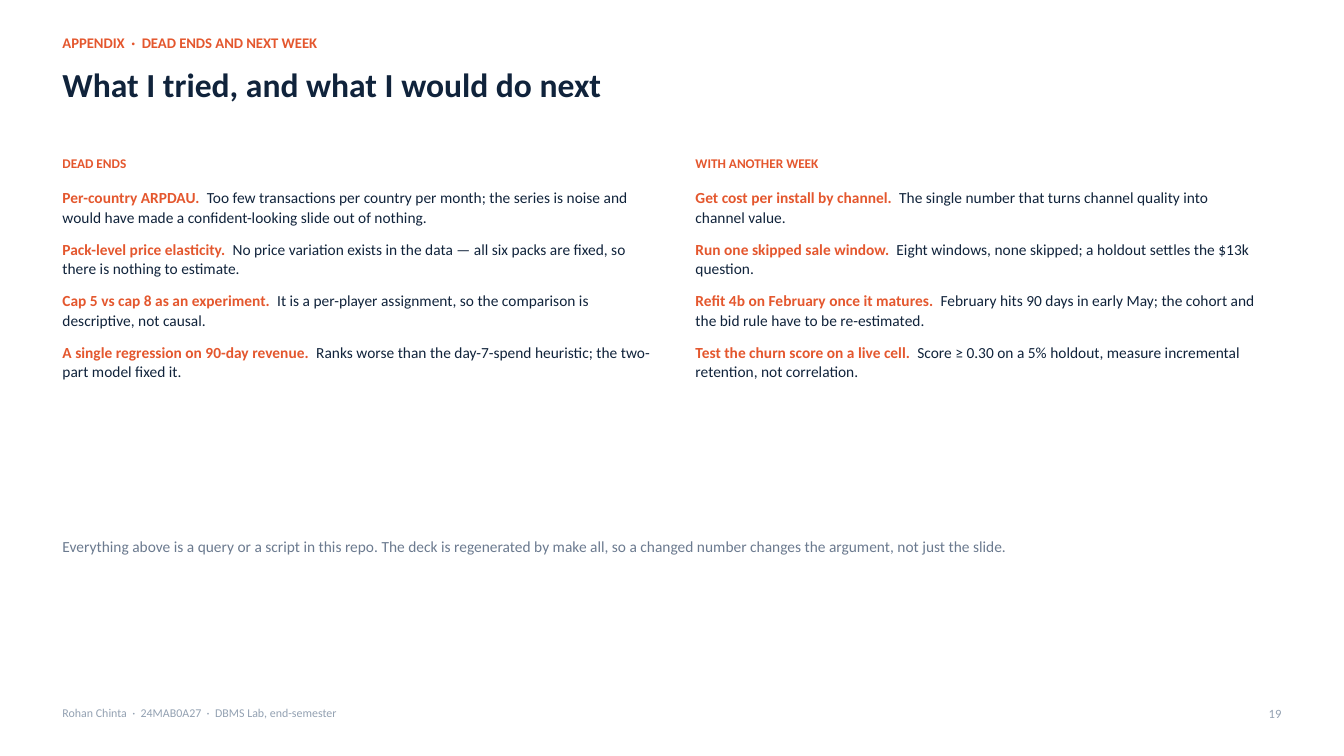
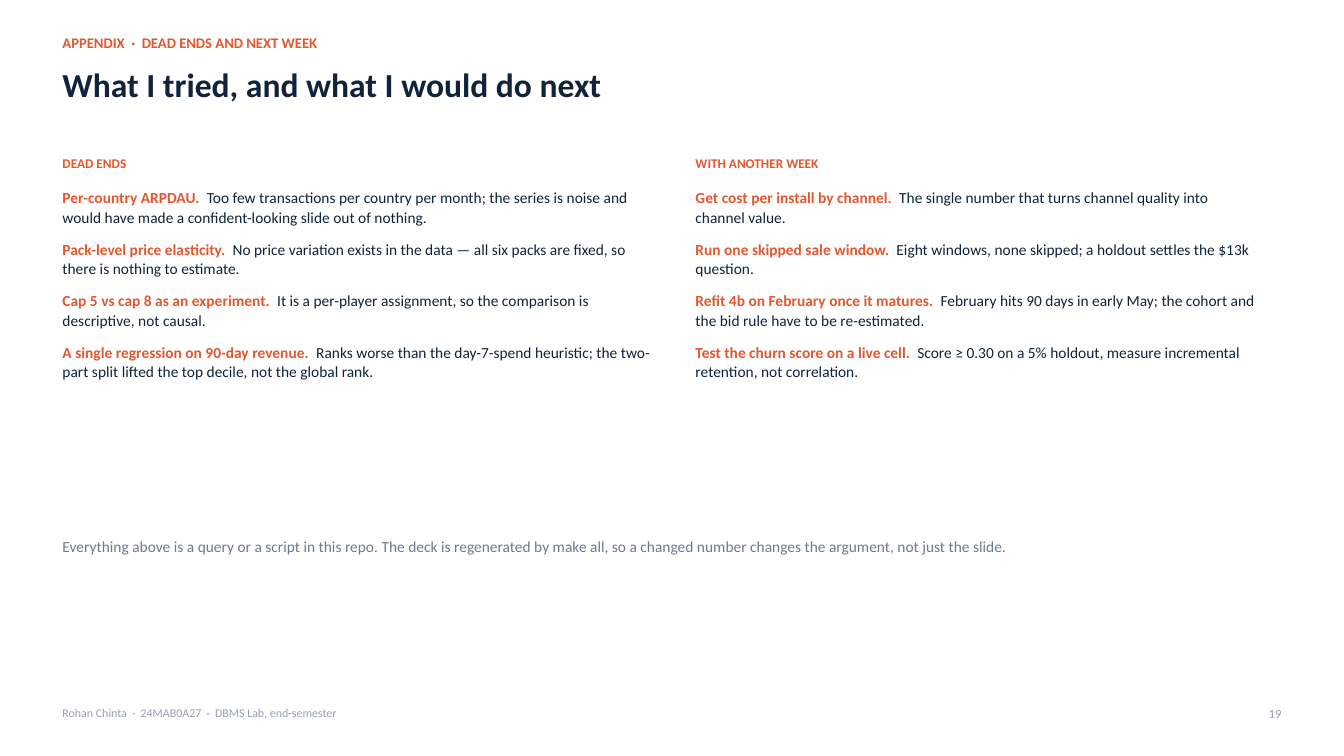
Before and after one commit to iistargazer/DBMS-Lab-Endsem-Assignment, a slide deck: slide 19 of deck/DBMS_EndSem_Deck.pptx. Drawn at 1344x756 pixels with LibreOffice and Linux fonts; fonts in the diff are those of the drawing. Boxes give left, top, right and bottom in pixels: in the first picture for what was removed or moved away, otherwise in the second. Text is boxed around its words. In the diff, an @@ line names an element or a change of style, - is before the commit and + after.

Commit message:
Trace the deck's figures to the CSVs and correct four claims they contradicted
The channel bootstrap intervals do not all cross zero, the two-part model does not win
on every ranking metric, 41% of player-days carry no ad event rather than 44% of DAU,
and gross revenue had been typed from a pre-deduplication basis so net minus refunds
did not reconcile; those statements now match the committed outputs, and the counts
behind them are read from the CSVs that already carry them. The 4(b) top-decile share
and mean were computed from two different sorts, so with 78% of scores tied the mean
described a different set of installs than the share and changed between runs.

```diff
--- a/deck/DBMS_EndSem_Deck.pptx
+++ b/deck/DBMS_EndSem_Deck.pptx
@@ text at (62,347,650,380): text changed @@
-A single regression on 90-day revenue. Ranks worse than the day-7-spend heuristic; the two-part model fixed it.
+A single regression on 90-day revenue. Ranks worse than the day-7-spend heuristic; the two-part split lifted the top decile, not the global rank.
```
Also in this commit, not shown: 5 other slides changed, 5 other files.
